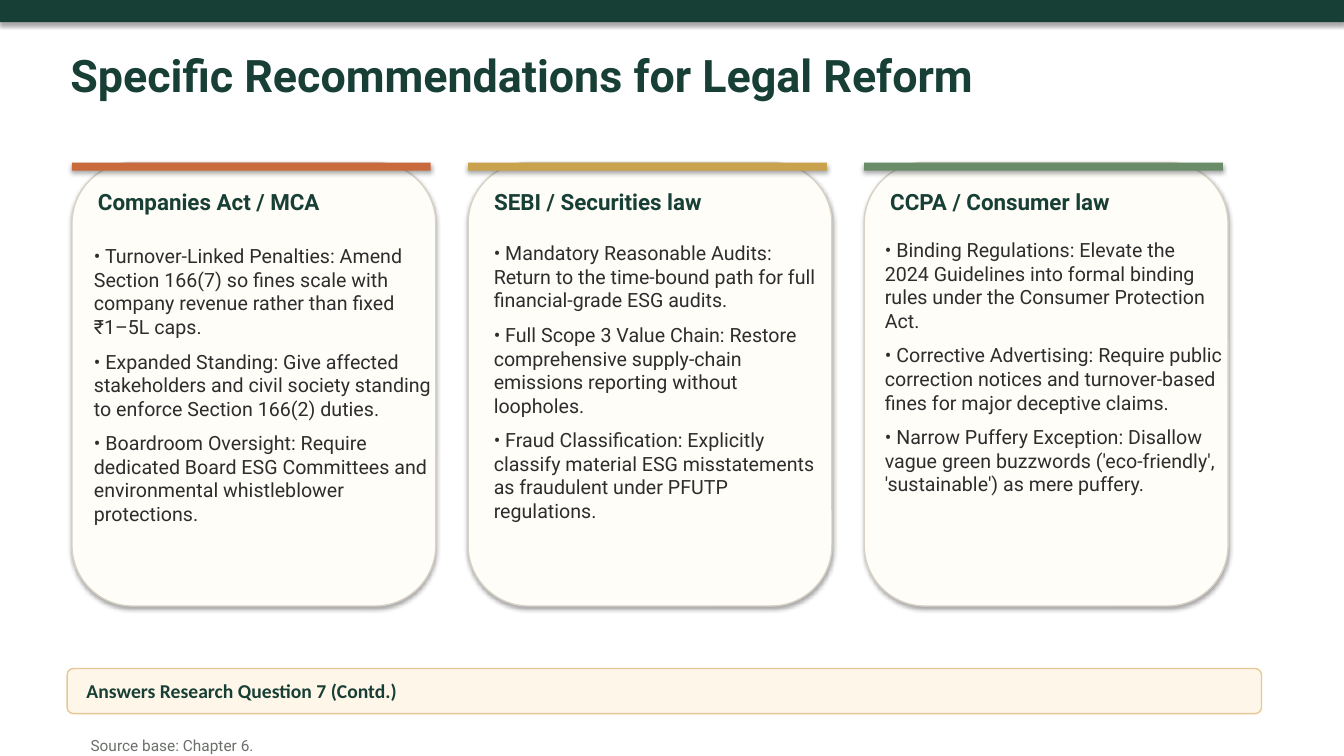
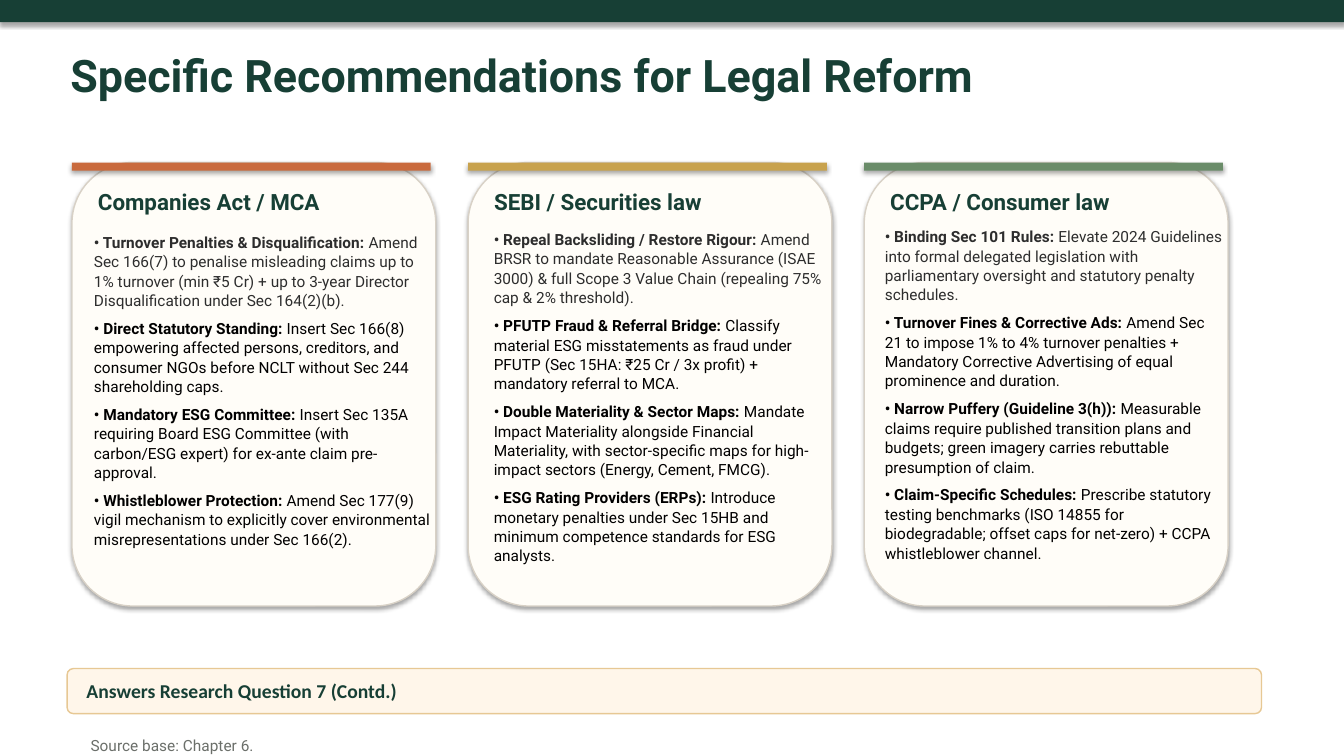
Before and after one commit to atul516/Final-VIva, a slide deck: slide 22 of Thesis Defence Presentation Final.pptx. Drawn at 1344x756 pixels with LibreOffice and Linux fonts; fonts in the diff are those of the drawing. Boxes give left, top, right and bottom in pixels: in the first picture for what was removed or moved away, otherwise in the second. Text is boxed around its words. In the diff, an @@ line names an element or a change of style, - is before the commit and + after.

```diff
--- a/Thesis Defence Presentation Final.pptx
+++ b/Thesis Defence Presentation Final.pptx
@@ text at box(94, 236, 430, 549): text changed; size 14 to 11 pt; text colour #2D2D2D to #000000 @@
-• Turnover-Linked Penalties: Amend Section 166(7) so fines scale with company revenue rather than fixed ₹1–5L caps.
-• Expanded Standing: Give affected stakeholders and civil society standing to enforce Section 166(2) duties.
-• Boardroom Oversight: Require dedicated Board ESG Committees and environmental whistleblower protections.
+• Turnover Penalties & Disqualification: Amend Sec 166(7) to penalise misleading claims up to 1% turnover (min ₹5 Cr) + up to 3-year Director Disqualification under Sec 164(2)(b).
+• Direct Statutory Standing: Insert Sec 166(8) empowering affected persons, creditors, and consumer NGOs before NCLT without Sec 244 shareholding caps.
+• Mandatory ESG Committee: Insert Sec 135A requiring Board ESG Committee (with carbon/ESG expert) for ex-ante claim pre-approval.
+• Whistleblower Protection: Amend Sec 177(9) vigil mechanism to explicitly cover environmental misrepresentations under Sec 166(2).
@@ text at box(494, 233, 822, 545): text changed; size 14 to 11 pt; text colour #2D2D2D to #000000 @@
-• Mandatory Reasonable Audits: Return to the time-bound path for full financial-grade ESG audits.
-• Full Scope 3 Value Chain: Restore comprehensive supply-chain emissions reporting without loopholes.
-• Fraud Classification: Explicitly classify material ESG misstatements as fraudulent under PFUTP regulations.
+• Repeal Backsliding / Restore Rigour: Amend BRSR to mandate Reasonable Assurance (ISAE 3000) & full Scope 3 Value Chain (repealing 75% cap & 2% threshold).
+• PFUTP Fraud & Referral Bridge: Classify material ESG misstatements as fraud under PFUTP (Sec 15HA: ₹25 Cr / 3x profit) + mandatory referral to MCA.
+• Double Materiality & Sector Maps: Mandate Impact Materiality alongside Financial Materiality, with sector-specific maps for high-impact sectors (Energy, Cement, FMCG).
+• ESG Rating Providers (ERPs): Introduce monetary penalties under Sec 15HB and minimum competence standards for ESG analysts.
@@ text at box(885, 230, 1222, 559): text changed; size 14 to 11 pt; text colour #2D2D2D to #000000 @@
-• Binding Regulations: Elevate the 2024 Guidelines into formal binding rules under the Consumer Protection Act.
-• Corrective Advertising: Require public correction notices and turnover-based fines for major deceptive claims.
-• Narrow Puffery Exception: Disallow vague green buzzwords ('eco-friendly', 'sustainable') as mere puffery.
+• Binding Sec 101 Rules: Elevate 2024 Guidelines into formal delegated legislation with parliamentary oversight and statutory penalty schedules.
+• Turnover Fines & Corrective Ads: Amend Sec 21 to impose 1% to 4% turnover penalties + Mandatory Corrective Advertising of equal prominence and duration.
+• Narrow Puffery (Guideline 3(h)): Measurable claims require published transition plans and budgets; green imagery carries rebuttable presumption of claim.
+• Claim-Specific Schedules: Prescribe statutory testing benchmarks (ISO 14855 for biodegradable; offset caps for net-zero) + CCPA whistleblower channel.
```
Also in this commit, not shown: 1 other slide changed, 1 other file.
